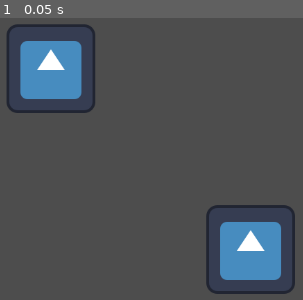
Above: before the commit, frame 1.
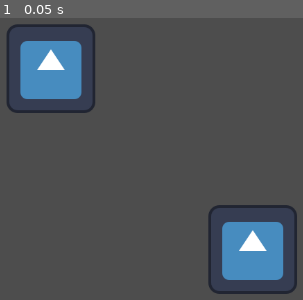
Above: after the commit, the same moment.

Repository: mir4na/testing
Game: Godot game, scene res://world.tscn
The game is run twice, just before and just after one commit, with the same random seed, the same clock (stepped at 60 frames per second) and the same inputs. The project has no main scene, so this scene is started directly. The engine's default icon, where the game draws it, is replaced by a stand-in: a white triangle on a blue panel in a dark square.
Inputs:
- Up to frame 1 (0.05 s): no input

The runs differ from the first frame. In frame 1, 1.2% of the frame differs, in the area x 67-99%, y 66-98%.

Commit message:
change pos

Diff:
--- a/world.tscn
+++ b/world.tscn
@@ -12,7 +12,7 @@
 [node name="StaticBody2D" type="StaticBody2D" parent="." unique_id=1837447896]
 
 [node name="Icon" type="Sprite2D" parent="StaticBody2D" unique_id=1729217966]
-position = Vector2(732, 432)
+position = Vector2(735, 432)
 texture = ExtResource("1_f3sb7")
 
 [node name="CollisionShape2D" type="CollisionShape2D" parent="StaticBody2D" unique_id=379867541]
